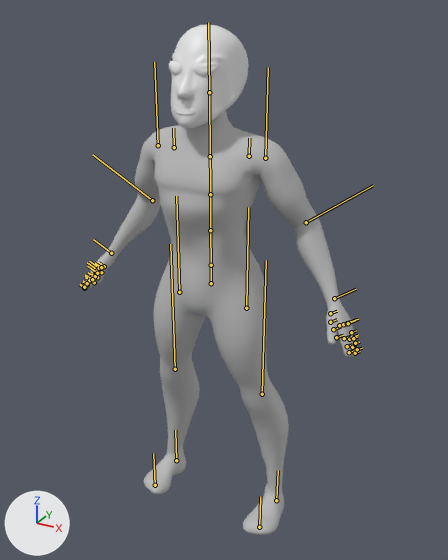
One commit to the FBX model Assets/Animations/PlayerJump.fbx: the scene before it, then after it.
Both versions are drawn from a camera (50 mm lens) standing at (1.004, -1.733, 1.892) and looking at (-0.05, 0.183, 0.934). The axes (+X, +Y, +Z) are drawn at lower left. The lights are the same throughout. The bones that bend it are drawn over the model as lines.

The first picture shows 'body'.
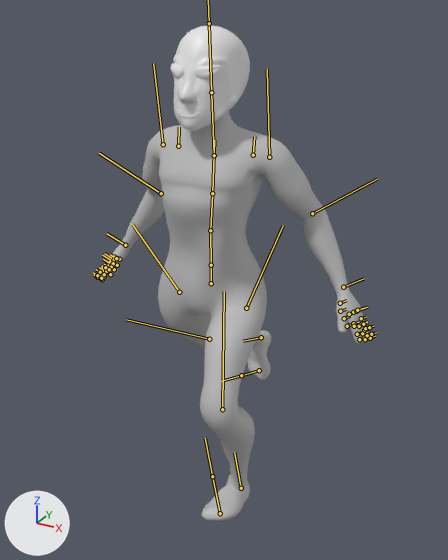
The newer file adds an action. The first version stands in its rest pose; the second is drawn at frame 57 of the action 'Character1_Reference|Character1_Reference|jump|BaseLayer'.

Changed parts and their boxes [x1, y1, x2, y2] in the pictures (448 x 560 px):
'body', posed: before [83, 25, 356, 535]; after [101, 25, 366, 521]
bone 'Character1_LeftUpLeg', root to tip: before (246, 308) to (248, 207); after (246, 308) to (283, 225)
bone 'Character1_LeftLeg', root to tip: before (262, 394) to (266, 260); after (222, 409) to (224, 291)
bone 'Character1_LeftFoot', root to tip: before (276, 500) to (278, 470); after (241, 488) to (234, 452)
bone 'Character1_RightUpLeg', root to tip: before (179, 292) to (176, 196); after (179, 292) to (132, 224)
bone 'Character1_RightLeg', root to tip: before (175, 369) to (170, 244); after (209, 339) to (126, 319)
bone 'Character1_RightFoot', root to tip: before (176, 460) to (175, 430); after (261, 337) to (243, 341)
bone 'Character1_Spine1', root to tip: before (210, 230) to (210, 194); after (210, 230) to (212, 193)
bone 'Character1_LeftArm', root to tip: before (265, 158) to (268, 67); after (269, 157) to (267, 69)
bone 'Character1_RightArm', root to tip: before (158, 145) to (154, 62); after (163, 144) to (153, 63)
bone 'Character1_Neck', root to tip: before (210, 156) to (209, 92); after (214, 155) to (211, 92)

The change, as a diff of the scene's bpy script:
```diff
--- a/Assets/Animations/PlayerJump.fbx.py
+++ b/Assets/Animations/PlayerJump.fbx.py
@@ bone_character1_leftupleg @@
 bone_character1_leftupleg = bpy.data.objects['Character1_Reference'].pose.bones['Character1_LeftUpLeg']  # child of 'Character1_Hips'
-bone_character1_leftupleg.rotation_quaternion = (1.0, 0.0, 0.0, 0.0)  # degrees (0, 0, 0)
+bone_character1_leftupleg.rotation_quaternion = (0.892, -0.453, 0.0, 0.0)  # degrees (-54, 0, 0)
@@ bone_character1_leftleg @@
 bone_character1_leftleg = bpy.data.objects['Character1_Reference'].pose.bones['Character1_LeftLeg']  # child of 'Character1_LeftUpLeg'
-bone_character1_leftleg.rotation_quaternion = (1.0, 0.0, 0.0, 0.0)  # degrees (0, 0, 0)
+bone_character1_leftleg.rotation_quaternion = (0.814, 0.572, 0.005, -0.099)  # degrees (70, 7, -9)
@@ bone_character1_leftfoot @@
 bone_character1_leftfoot = bpy.data.objects['Character1_Reference'].pose.bones['Character1_LeftFoot']  # child of 'Character1_LeftLeg'
-bone_character1_leftfoot.rotation_quaternion = (1.0, 0.0, 0.0, 0.0)  # degrees (0, 0, 0)
+bone_character1_leftfoot.rotation_quaternion = (0.964, -0.163, 0.035, 0.208)  # degrees (-18, 8, 23)
@@ bone_character1_rightupleg @@
 bone_character1_rightupleg = bpy.data.objects['Character1_Reference'].pose.bones['Character1_RightUpLeg']  # child of 'Character1_Hips'
-bone_character1_rightupleg.rotation_quaternion = (1.0, 0.0, 0.0, 0.0)  # degrees (0, 0, 0)
+bone_character1_rightupleg.rotation_quaternion = (0.961, 0.268, -0.02, 0.07)  # degrees (31, -4, 7)
@@ bone_character1_rightleg @@
 bone_character1_rightleg = bpy.data.objects['Character1_Reference'].pose.bones['Character1_RightLeg']  # child of 'Character1_RightUpLeg'
-bone_character1_rightleg.rotation_quaternion = (1.0, 0.0, 0.0, 0.0)  # degrees (0, 0, 0)
+bone_character1_rightleg.rotation_quaternion = (0.972, 0.234, 0.0, 0.0)  # degrees (27, 0, 0)
@@ bone_character1_rightfoot @@
 bone_character1_rightfoot = bpy.data.objects['Character1_Reference'].pose.bones['Character1_RightFoot']  # child of 'Character1_RightLeg'
-bone_character1_rightfoot.rotation_quaternion = (1.0, 0.0, 0.0, 0.0)  # degrees (0, 0, 0)
+bone_character1_rightfoot.rotation_quaternion = (0.994, 0.112, 0.0, 0.0)  # degrees (13, 0, 0)
@@ bone_character1_spine1 @@
 bone_character1_spine1 = bpy.data.objects['Character1_Reference'].pose.bones['Character1_Spine1']  # child of 'Character1_Spine'
-bone_character1_spine1.rotation_quaternion = (1.0, 0.0, 0.0, 0.0)  # degrees (0, 0, 0)
+bone_character1_spine1.rotation_quaternion = (0.999, -0.053, 0.0, 0.0)  # degrees (-6, 0, 0)
@@ bone_character1_leftarm @@
 bone_character1_leftarm = bpy.data.objects['Character1_Reference'].pose.bones['Character1_LeftArm']  # child of 'Character1_LeftShoulder'
-bone_character1_leftarm.rotation_quaternion = (1.0, 0.0, 0.0, 0.0)  # degrees (0, 0, 0)
+bone_character1_leftarm.rotation_quaternion = (0.993, 0.122, 0.0, 0.0)  # degrees (14, 0, 0)
@@ bone_character1_rightarm @@
 bone_character1_rightarm = bpy.data.objects['Character1_Reference'].pose.bones['Character1_RightArm']  # child of 'Character1_RightShoulder'
-bone_character1_rightarm.rotation_quaternion = (1.0, 0.0, 0.0, 0.0)  # degrees (0, 0, 0)
+bone_character1_rightarm.rotation_quaternion = (0.993, 0.12, 0.0, 0.0)  # degrees (14, 0, 0)
@@ bone_character1_neck @@
 bone_character1_neck = bpy.data.objects['Character1_Reference'].pose.bones['Character1_Neck']  # child of 'Character1_Spine2'
-bone_character1_neck.rotation_quaternion = (1.0, 0.0, 0.0, 0.0)  # degrees (0, 0, 0)
+bone_character1_neck.rotation_quaternion = (0.996, 0.084, 0.0, 0.0)  # degrees (10, 0, 0)
```
